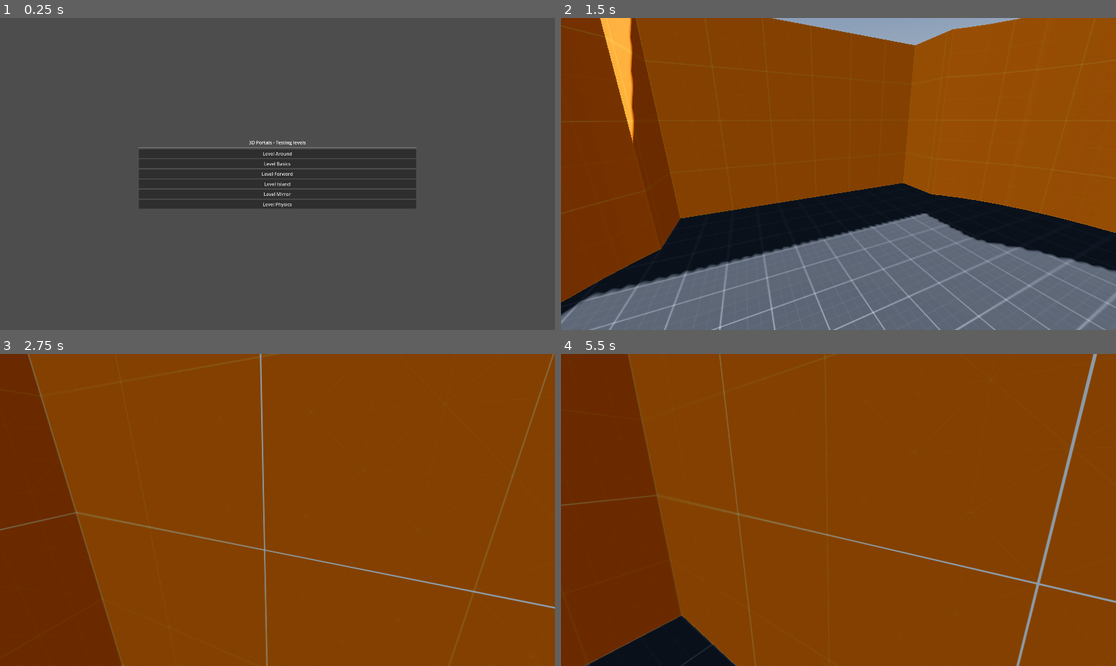
Above: before the commit, frames 1-4 (two rows, left to right).
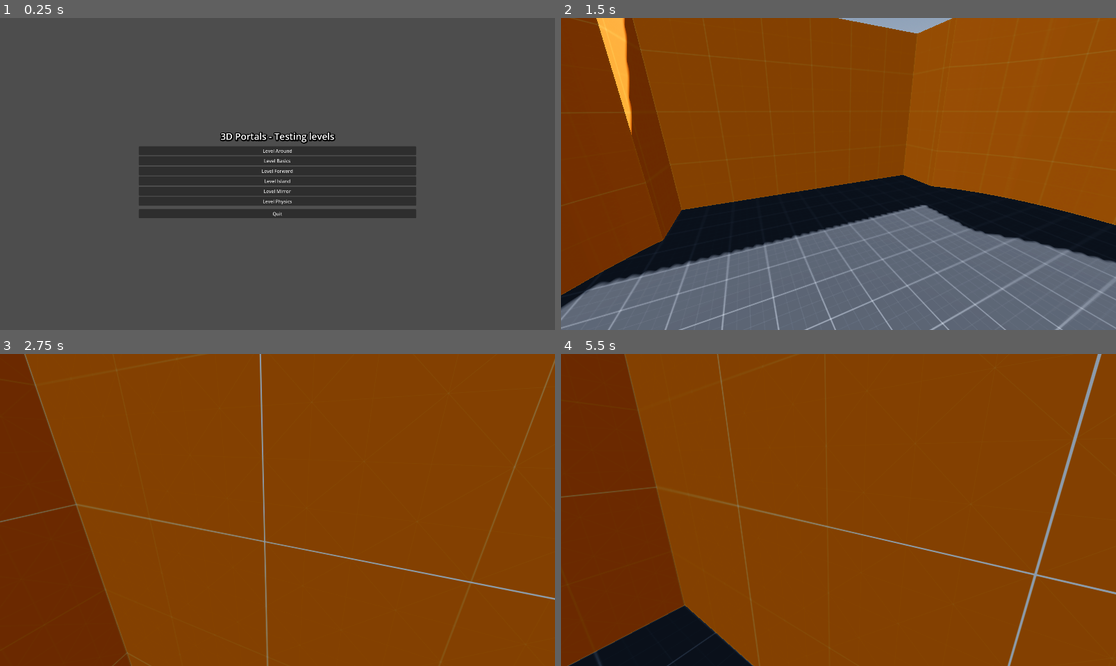
Above: after the commit, the same moments.

Repository: VojtaStruhar/godot-portals-plugin
Game: Godot game, scene res://main.tscn
The game is run twice, just before and just after one commit, with the same random seed, the same clock (stepped at 60 frames per second) and the same inputs.
Inputs (mouse positions are in pixels of both pictures, inside the frame that each line leads up to):
- Up to frame 1 (0.25 s): no input
- Up to frame 2 (1.5 s): click "Level Around" at 0.5 s; tap Enter (ui_accept) at 1.25 s; move the mouse to (866, 174) at 1.27 s; hold Up from 1.28 s (still down); tap F (fire) at 1.35 s; click (866, 174) at 1.42 s
- Up to frame 3 (2.75 s): keep holding Up; tap Enter (ui_accept) at 1.52, 2.27 s; move the mouse to (249, 510) at 2.02 s; tap F (fire) at 2.1 s; click (249, 510) at 2.17 s
- Up to frame 4 (5.5 s): keep holding Up; move the mouse to (849, 503) at 2.77 s; tap P (toggle_portals) at 2.85, 5.1 s; click (849, 503) at 2.92 s; tap F (fire) at 3.05, 3.6, 4.35, 5.3 s; tap Enter (ui_accept) at 3.5, 3.77, 4.52, 5.27 s; move the mouse to (832, 516) at 3.52 s; click (832, 516) at 3.67 s; move the mouse to (877, 513) at 4.27 s; click (877, 513) at 4.42 s; move the mouse to (794, 506) at 5.02 s; click (794, 506) at 5.17 s

The runs differ from the first frame. In frame 1, 4.7% of the frame differs, in the area x 24-76%, y 36-65%; in frame 2, 11%, in the area x 0-100%, y 0-100%; in frame 3, 2.0%; in frame 4, 3.6%.

Commit message:
Quit button to main menu

Diff:
--- a/main.gd
+++ b/main.gd
@@ -1,10 +1,12 @@
 extends Control
 
 @export_dir var levels_directory: String
-@onready var v_box_container: VBoxContainer = $VBoxContainer
+@onready var levels_container: VBoxContainer = %LevelsContainer
 
-# Called when the node enters the scene tree for the first time.
+
 func _ready() -> void:
+	Input.mouse_mode = Input.MouseMode.MOUSE_MODE_VISIBLE
+
 	if levels_directory:
 		var dir = DirAccess.open(levels_directory)
 		for file in dir.get_files():
@@ -13,4 +15,8 @@
 			var b = Button.new()
 			b.text = file.replace(".tscn", "").capitalize()
 			b.pressed.connect(func(): get_tree().change_scene_to_file(levels_directory + "/" + file))
-			v_box_container.add_child(b)
+			levels_container.add_child(b)
+
+
+func _on_quit_button_pressed() -> void:
+	get_tree().quit()
--- a/main.tscn
+++ b/main.tscn
@@ -1,6 +1,11 @@
-[gd_scene load_steps=2 format=3 uid="uid://dfuudoym2pnvu"]
+[gd_scene load_steps=3 format=3 uid="uid://dfuudoym2pnvu"]
 
 [ext_resource type="Script" uid="uid://c8my0avh3yv6i" path="res://main.gd" id="1_ig7tw"]
+
+[sub_resource type="LabelSettings" id="LabelSettings_ig7tw"]
+font_size = 32
+shadow_size = 15
+shadow_color = Color(0, 0, 0, 1)
 
 [node name="Main" type="Control"]
 layout_mode = 3
@@ -25,7 +30,21 @@
 [node name="Label" type="Label" parent="VBoxContainer"]
 layout_mode = 2
 text = "3D Portals - Testing levels"
+label_settings = SubResource("LabelSettings_ig7tw")
 horizontal_alignment = 1
 
 [node name="HSeparator" type="HSeparator" parent="VBoxContainer"]
 layout_mode = 2
+
+[node name="LevelsContainer" type="VBoxContainer" parent="VBoxContainer"]
+unique_name_in_owner = true
+layout_mode = 2
+
+[node name="HSeparator2" type="HSeparator" parent="VBoxContainer"]
+layout_mode = 2
+
+[node name="QuitButton" type="Button" parent="VBoxContainer"]
+layout_mode = 2
+text = "Quit"
+
+[connection signal="pressed" from="VBoxContainer/QuitButton" to="." method="_on_quit_button_pressed"]
--- a/project.godot
+++ b/project.godot
@@ -15,6 +15,10 @@
 run/main_scene="uid://dfuudoym2pnvu"
 config/features=PackedStringArray("4.4", "Forward Plus")
 config/icon="uid://buu38oc58an8l"
+
+[autoload]
+
+SceneManager="*res://scripts/SceneManager.gd"
 
 [display]
 
@@ -37,6 +41,11 @@
 "events": [Object(InputEventKey,"resource_local_to_scene":false,"resource_name":"","device":-1,"window_id":0,"alt_press …(192 unchanged characters)…
 ]
 }
+quit={
+"deadzone": 0.2,
+"events": [Object(InputEventKey,"resource_local_to_scene":false,"resource_name":"","device":-1,"window_id":0,"alt_pressed":false,"shift_pressed":false,"ctrl_pressed":false,"meta_pressed":false,"pressed":false,"keycode":0,"physical_keycode":81,"key_label":0,"unicode":113,"location":0,"echo":false,"script":null)
+]
+}
 
 [layer_names]
 
--- /dev/null
+++ b/scripts/SceneManager.gd
@@ -0,0 +1,8 @@
+extends Node
+
+const MAIN_MENU_UID = "uid://dfuudoym2pnvu"
+
+func _process(delta: float) -> void:
+	if Input.is_action_just_pressed("quit"):
+		print("Quitting to main menu")
+		get_tree().change_scene_to_file(MAIN_MENU_UID)
--- a/scripts/object_shooter.gd
+++ b/scripts/object_shooter.gd
@@ -15,4 +15,7 @@
 		bullet.global_position += forward * fire_offset
 		bullet.rotation_degrees = Vector3(randf(), randf(), randf()) * 180
 		bullet.apply_central_impulse(forward * fire_force)
-		get_tree().create_timer(projectile_lifetime).timeout.connect(func(): bullet.queue_free())
+		get_tree().create_timer(projectile_lifetime).timeout.connect(
+			func():
+				if is_instance_valid(bullet): bullet.queue_free()
+		)
Not shown, added: scripts/SceneManager.gd.uid
